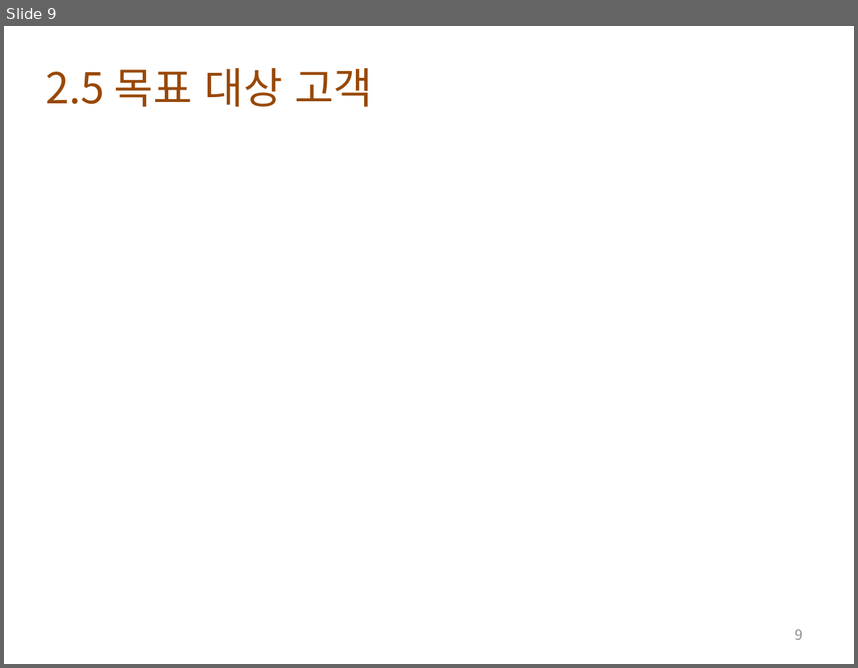
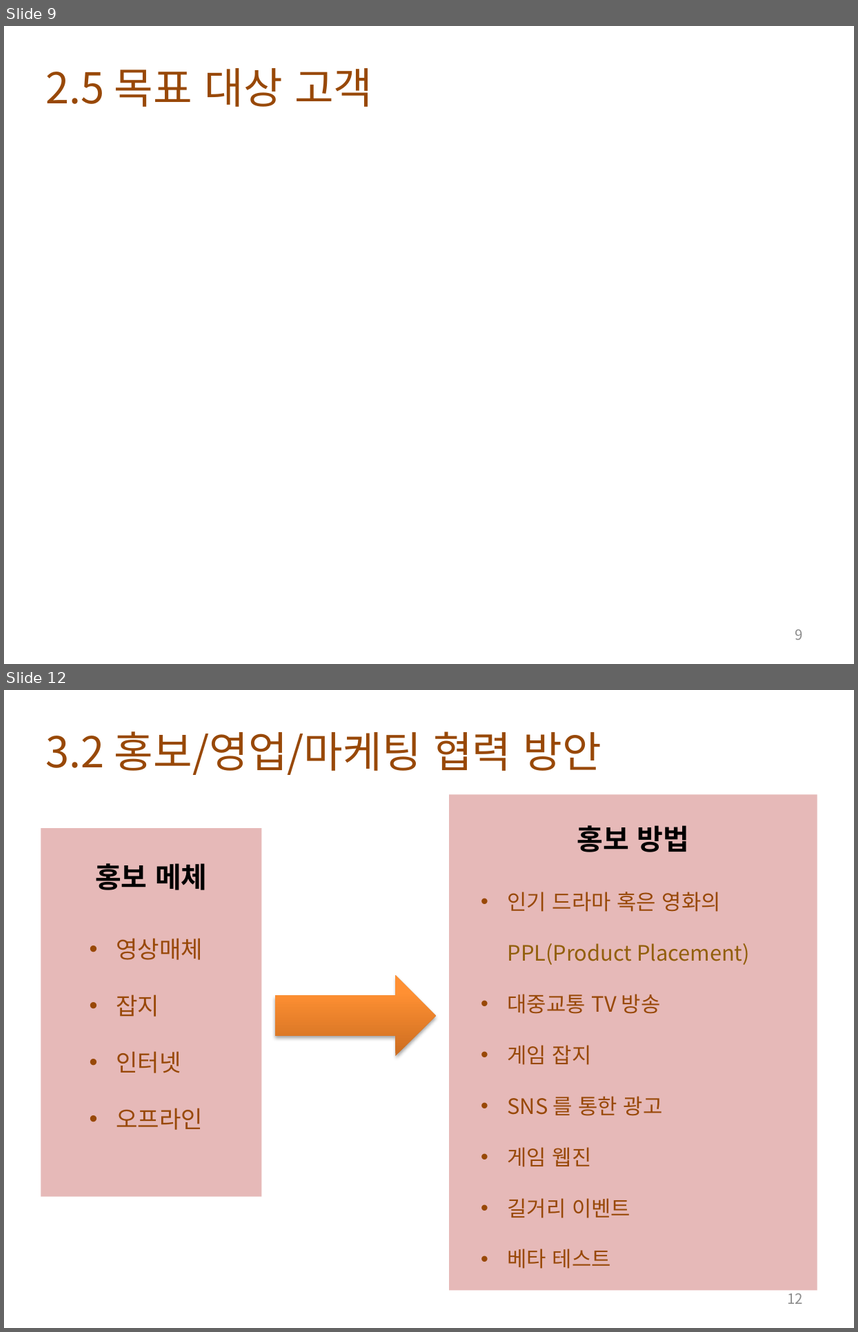
Before and after one commit to lge920904/planning_contest, a slide deck: tortuga bay 0.2.pptx. Shown one above the other, each under a label of ours: slide 9 before the commit, slides 9 and 12 after it; the slides between them are not shown. The pictures are 858x668 and 858x1332 pixels, drawn with LibreOffice and Linux fonts; fonts in the diff are those of the drawing; background and template pictures are left out. Boxes give left, top, right and bottom in pixels: in the first picture for what was removed or moved away, otherwise in the second. Text is boxed around its words. In the diff, an @@ line names an element or a change of style, - is before the commit and + after.

```diff
--- a/tortuga bay 0.2.pptx
+++ b/tortuga bay 0.2.pptx
@@ slide 12 added at <box>4,690,854,1328</box>, background picture (left out) @@
@@ text added at <box>46,731,602,775</box>, 36 pt, text #984807 @@
+3.2 홍보/영업/마케팅 협력 방안
@@ rectangle added at <box>450,795,818,1290</box>, fill #E6B9B8, 24 pt, text #000000, bold @@
+홍보 방법
@@ rectangle added at <box>41,828,261,1196</box>, fill #E6B9B8, 24 pt, text #000000, bold @@
+홍보 메체
@@ text added at <box>508,891,750,1268</box>, 18 pt, text #984807 @@
+• 인기 드라마 혹은 영화의 PPL(Product Placement)
+• 대중교통 TV 방송
+• 게임 잡지
+• SNS 를 통한 광고
+• 게임 웹진
+• 길거리 이벤트
+• 베타 테스트
@@ text added at <box>116,938,203,1130</box>, 20 pt, text #984807 @@
+• 영상매체
+• 잡지
+• 인터넷
+• 오프라인
@@ right arrow added at <box>275,976,436,1056</box>, fill gradient #CC6E20 to #FF9034 to #FF9136 @@
@@ page number added at <box>787,1289,803,1303</box>, 12 pt, text #8C8C8C @@
+12
```
Also in this commit, not shown: 2 other slides added, 2 slides removed, 1 other file.
